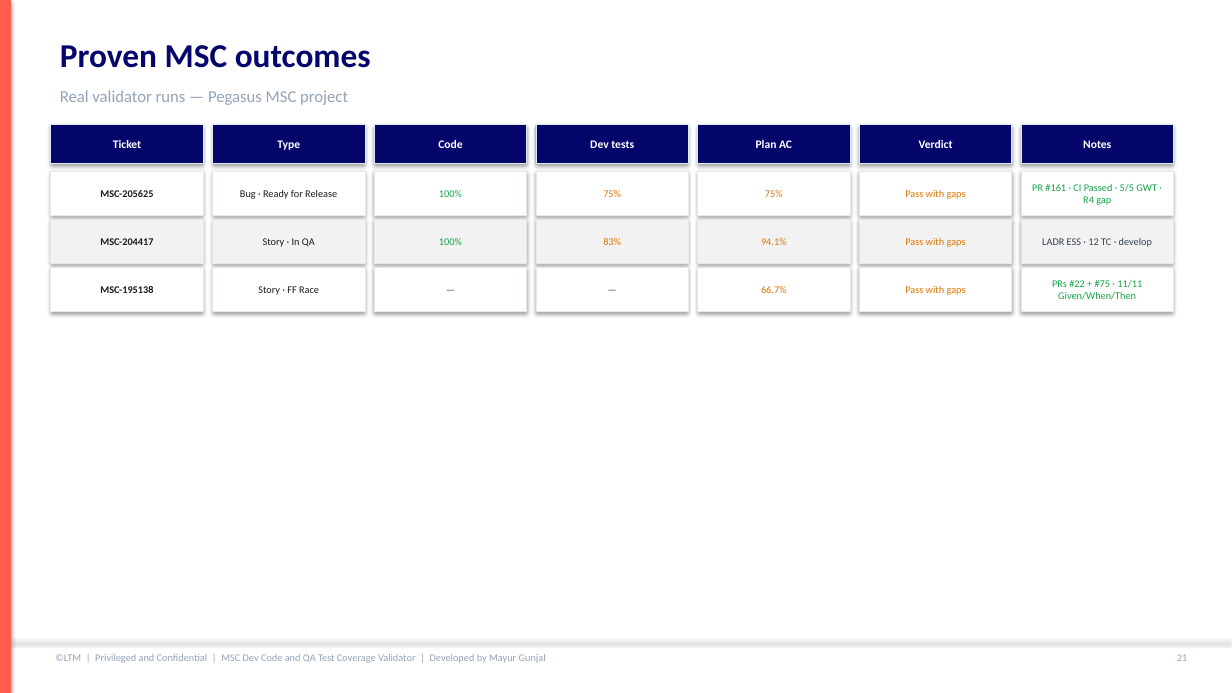
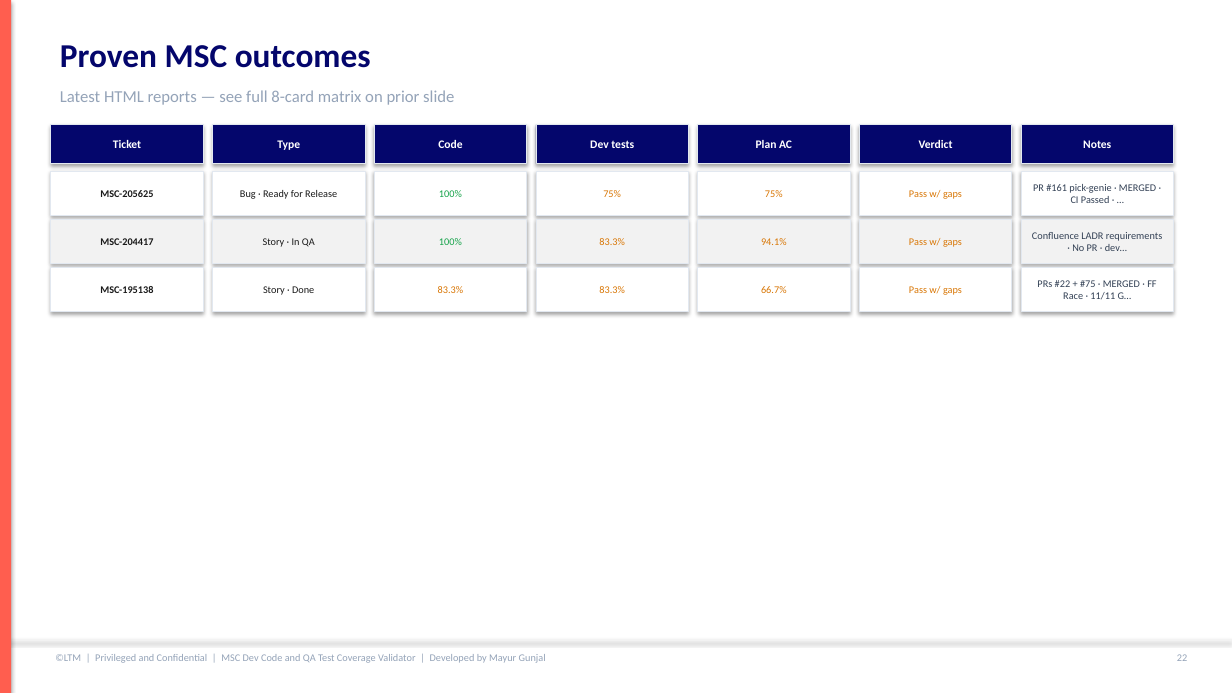
Before and after one commit to mgunjal11/pegasus-qa-agents-lab-copy, a slide deck: slide 23 of docs/MSC-Dev-Code-and-QA-Test-Coverage-Validator-Guide.pptx (slide 22 before the commit). Drawn at 1232x693 pixels with LibreOffice and Linux fonts; fonts in the diff are those of the drawing. Boxes give left, top, right and bottom in pixels: in the first picture for what was removed or moved away, otherwise in the second. Text is boxed around its words. In the diff, an @@ line names an element or a change of style, - is before the commit and + after.

```diff
--- a/docs/MSC-Dev-Code-and-QA-Test-Coverage-Validator-Guide.pptx
+++ b/docs/MSC-Dev-Code-and-QA-Test-Coverage-Validator-Guide.pptx
@@ text at (60,90,454,105): text changed @@
-Real validator runs — Pegasus MSC project
+Latest HTML reports — see full 8-card matrix on prior slide
@@ text in rectangle at (909,190,962,199): text changed @@
-Pass with gaps
+Pass w/ gaps
@@ text in rectangle at (1033,184,1156,203): text changed; text colour #16A34A to #334155 @@
-PR #161 · CI Passed · 5/5 GWT · R4 gap
+PR #161 pick-genie · MERGED · CI Passed · …
@@ text in rectangle at (599,238,625,245): text changed @@
-83%
+83.3%
@@ text in rectangle at (909,238,962,247): text changed @@
-Pass with gaps
+Pass w/ gaps
@@ text in rectangle at (1032,232,1162,251): text changed @@
-LADR ESS · 12 TC · develop
+Confluence LADR requirements · No PR · dev…
@@ text in rectangle at (263,286,314,295): text changed @@
-Story · FF Race
+Story · Done
@@ text in rectangle at (438,286,464,293): text changed; text colour #334155 to #D97706 @@
-—
+83.3%
@@ text in rectangle at (599,286,625,293): text changed; text colour #334155 to #D97706 @@
-—
+83.3%
@@ text in rectangle at (909,286,962,295): text changed @@
-Pass with gaps
+Pass w/ gaps
@@ text in rectangle at (1037,280,1156,299): text changed; text colour #16A34A to #334155 @@
-PRs #22 + #75 · 11/11 Given/When/Then
+PRs #22 + #75 · MERGED · FF Race · 11/11 G…
```
Also in this commit, not shown: 8 other slides changed, 1 slide added, 1 other file.
